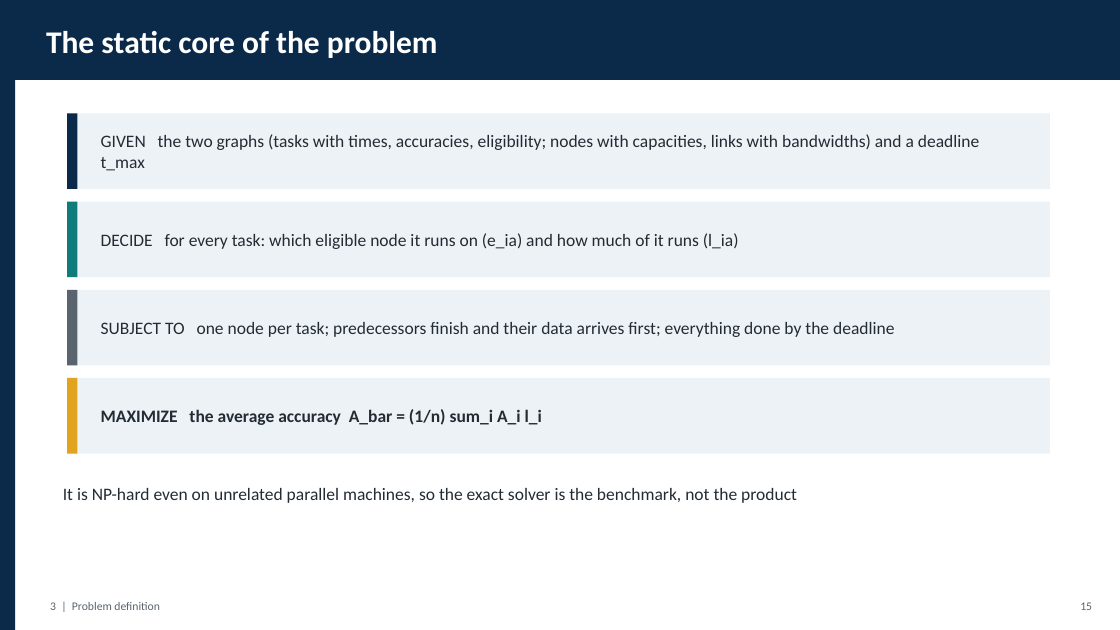
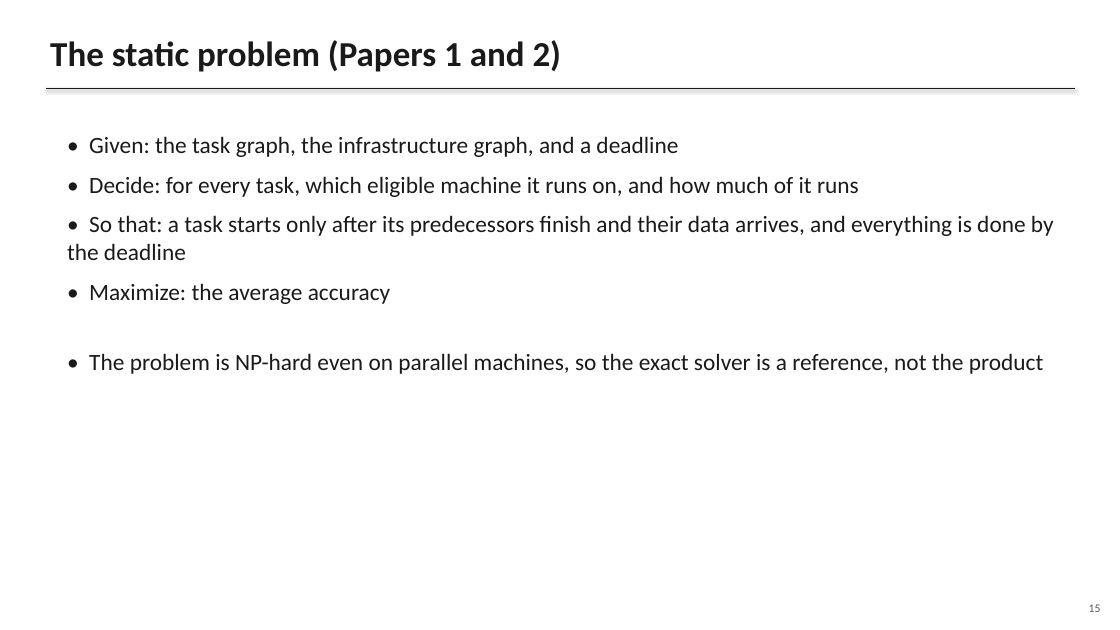
Before and after one commit to gayanigupta/data-aware-scheduling, a slide deck: slide 15 of slides/data-aware-scheduling.pptx (slide 16 before the commit). Drawn at 1120x630 pixels with LibreOffice and Linux fonts; fonts in the diff are those of the drawing. Boxes give left, top, right and bottom in pixels: in the first picture for what was removed or moved away, otherwise in the second. Text is boxed around its words. In the diff, an @@ line names an element or a change of style, - is before the commit and + after.

Commit message:
Plain monochrome slide deck with human-style text

```diff
--- a/slides/data-aware-scheduling.pptx
+++ b/slides/data-aware-scheduling.pptx
@@ rectangle removed at (x1=0, y1=0, x2=1120, y2=80) @@
@@ text at (x1=50, y1=40, x2=562, y2=72): text changed; size 27 to 30 pt; text colour #FFFFFF to #1A1A1A @@
-The static core of the problem
+The static problem (Papers 1 and 2)
@@ rectangle removed at (x1=0, y1=80, x2=15, y2=630) @@
@@ line added from (46, 88) to (1075, 88), #1A1A1A 1 pt @@
@@ rectangle removed at (x1=67, y1=113, x2=1050, y2=189) @@
@@ rectangle removed at (x1=67, y1=113, x2=77, y2=189) @@
@@ text added at (x1=67, y1=136, x2=1054, y2=374), 20 pt, text #1A1A1A @@
+• Given: the task graph, the infrastructure graph, and a deadline
+• Decide: for every task, which eligible machine it runs on, and how much of it runs
+• So that: a task starts only after its predecessors finish and their data arrives, and everything is done by the deadline
+• Maximize: the average accuracy
+• The problem is NP-hard even on parallel machines, so the exact solver is a reference, not the product
@@ text removed at (x1=101, y1=134, x2=979, y2=171) @@
-GIVEN the two graphs (tasks with times, accuracies, eligibility; nodes with capacities, links with bandwidths) and a deadline t_max
@@ rectangle removed at (x1=67, y1=202, x2=1050, y2=277) @@
@@ rectangle removed at (x1=67, y1=202, x2=77, y2=277) @@
@@ text removed at (x1=101, y1=233, x2=739, y2=249) @@
-DECIDE for every task: which eligible node it runs on (e_ia) and how much of it runs (l_ia)
@@ rectangle removed at (x1=67, y1=290, x2=1050, y2=365) @@
@@ rectangle removed at (x1=67, y1=290, x2=77, y2=365) @@
@@ text removed at (x1=101, y1=322, x2=894, y2=337) @@
-SUBJECT TO one node per task; predecessors finish and their data arrives first; everything done by the deadline
@@ rectangle removed at (x1=67, y1=378, x2=1050, y2=454) @@
@@ rectangle removed at (x1=67, y1=378, x2=77, y2=454) @@
@@ text removed at (x1=101, y1=409, x2=542, y2=425) @@
-MAXIMIZE the average accuracy A_bar = (1/n) sum_i A_i l_i
@@ text removed at (x1=63, y1=488, x2=797, y2=503) @@
-It is NP-hard even on unrelated parallel machines, so the exact solver is the benchmark, not the product
@@ text "15" moved from (x1=1080, y1=602, x2=1092, y2=610) to (x1=1089, y1=604, x2=1101, y2=612) @@
@@ text "15" at (x1=1089, y1=604, x2=1101, y2=612): text colour #5A646E to #595959 @@
@@ text removed at (x1=50, y1=602, x2=159, y2=610) @@
-3 | Problem definition
```
Also in this commit, not shown: 29 other slides changed, 14 slides added, 16 slides removed, 1 other file.
